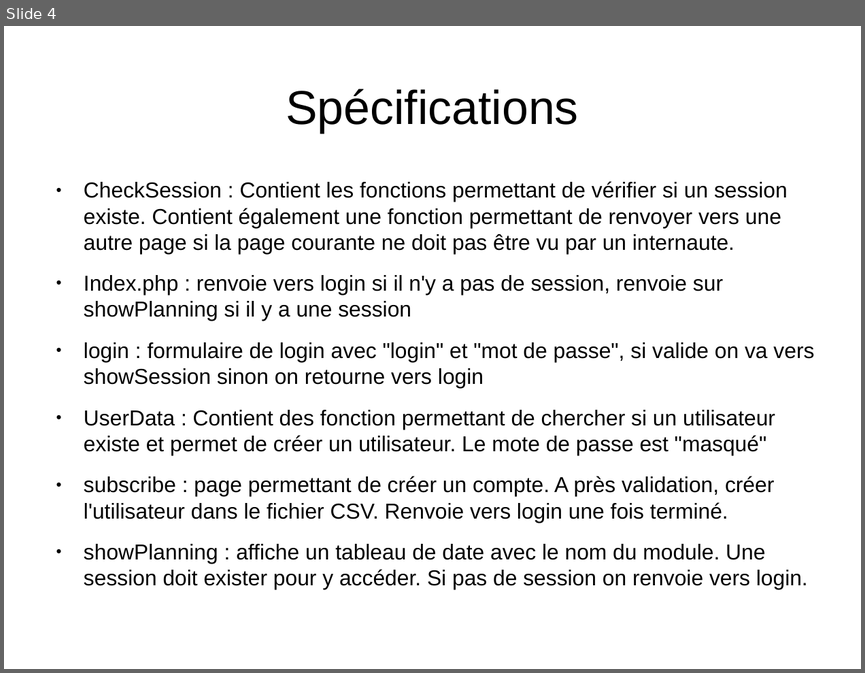
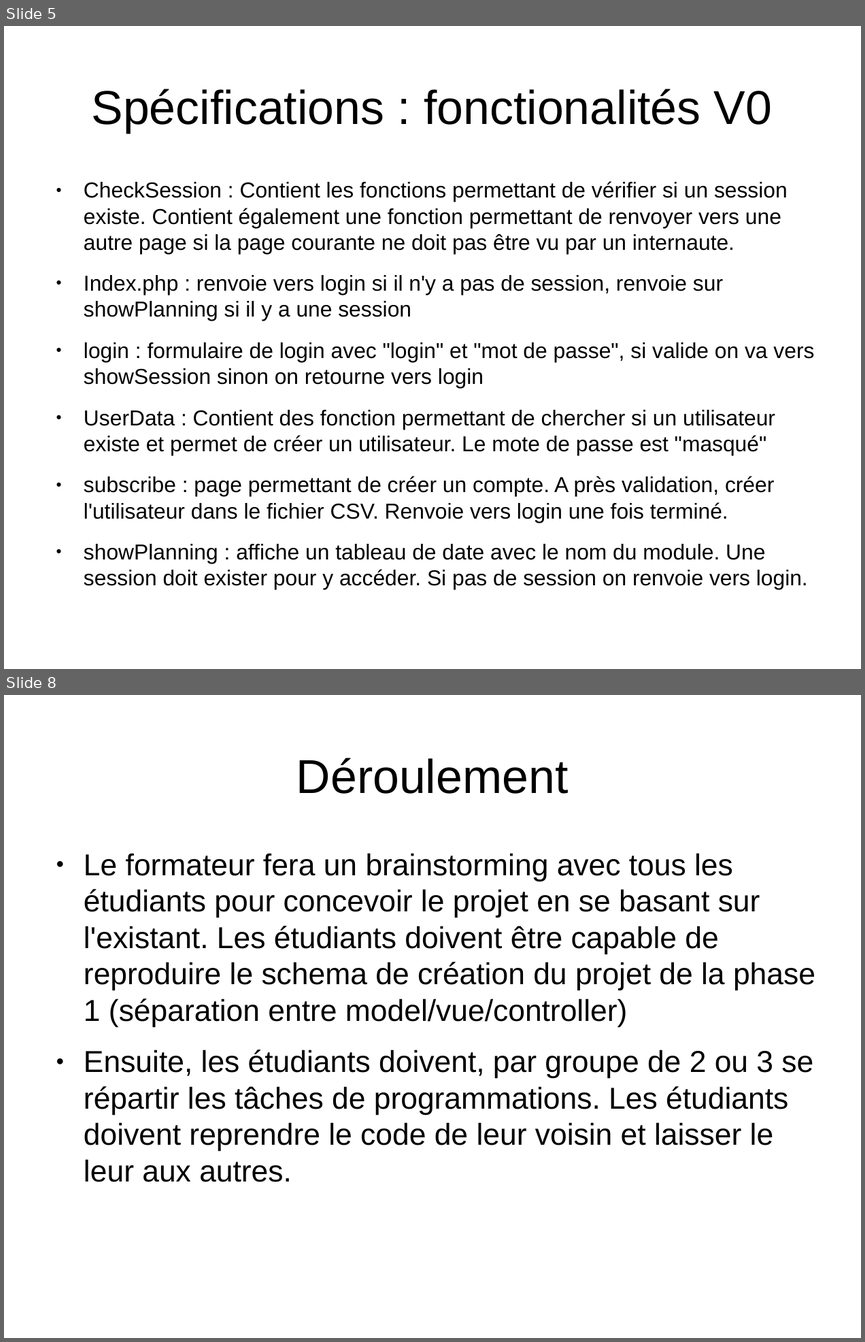
Before and after one commit to TOTOleHero/SmileFormationPHP, a slide deck: mini-projet.odp. Shown one above the other, each under a label of ours: slide 4 before the commit, slides 5 and 8 after it; the slides between them are not shown. The pictures are 865x673 and 865x1342 pixels, drawn with LibreOffice and Linux fonts; fonts in the diff are those of the drawing. Boxes give left, top, right and bottom in pixels: in the first picture for what was removed or moved away, otherwise in the second. Text is boxed around its words. In the diff, an @@ line names an element or a change of style, - is before the commit and + after.

```diff
--- a/mini-projet.odp
+++ b/mini-projet.odp
@@ slide 8 added at bbox=[4, 695, 861, 1338], background #FFFFFF @@
@@ title added at bbox=[296, 758, 568, 794], 44 pt, text #000000 @@
+Déroulement
@@ text added at bbox=[84, 853, 815, 1182], 28 pt, text #000000 @@
+● Le formateur fera un brainstorming avec tous les étudiants pour concevoir le projet en se basant sur l'existant. Les étudiants doivent être capable de reproduire le schema de création du projet de la phase 1 (séparation entre model/vue/controller)
+● Ensuite, les étudiants doivent, par groupe de 2 ou 3 se répartir les tâches de programmations. Les étudiants doivent reprendre le code de leur voisin et laisser le leur aux autres.
@@ what was slide 4 is now slide 5 @@
@@ slide 5 changed as well @@
@@ title at bbox=[92, 89, 772, 133]: text changed @@
-Spécifications
+Spécifications : fonctionalités V0
```
Also in this commit, not shown: 3 other slides changed, 4 other slides added.
